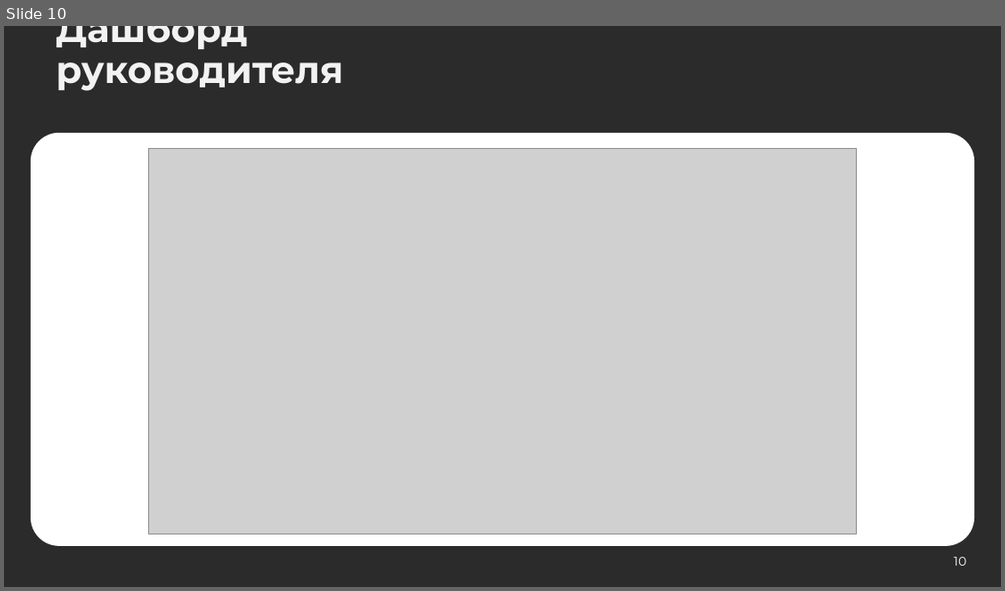
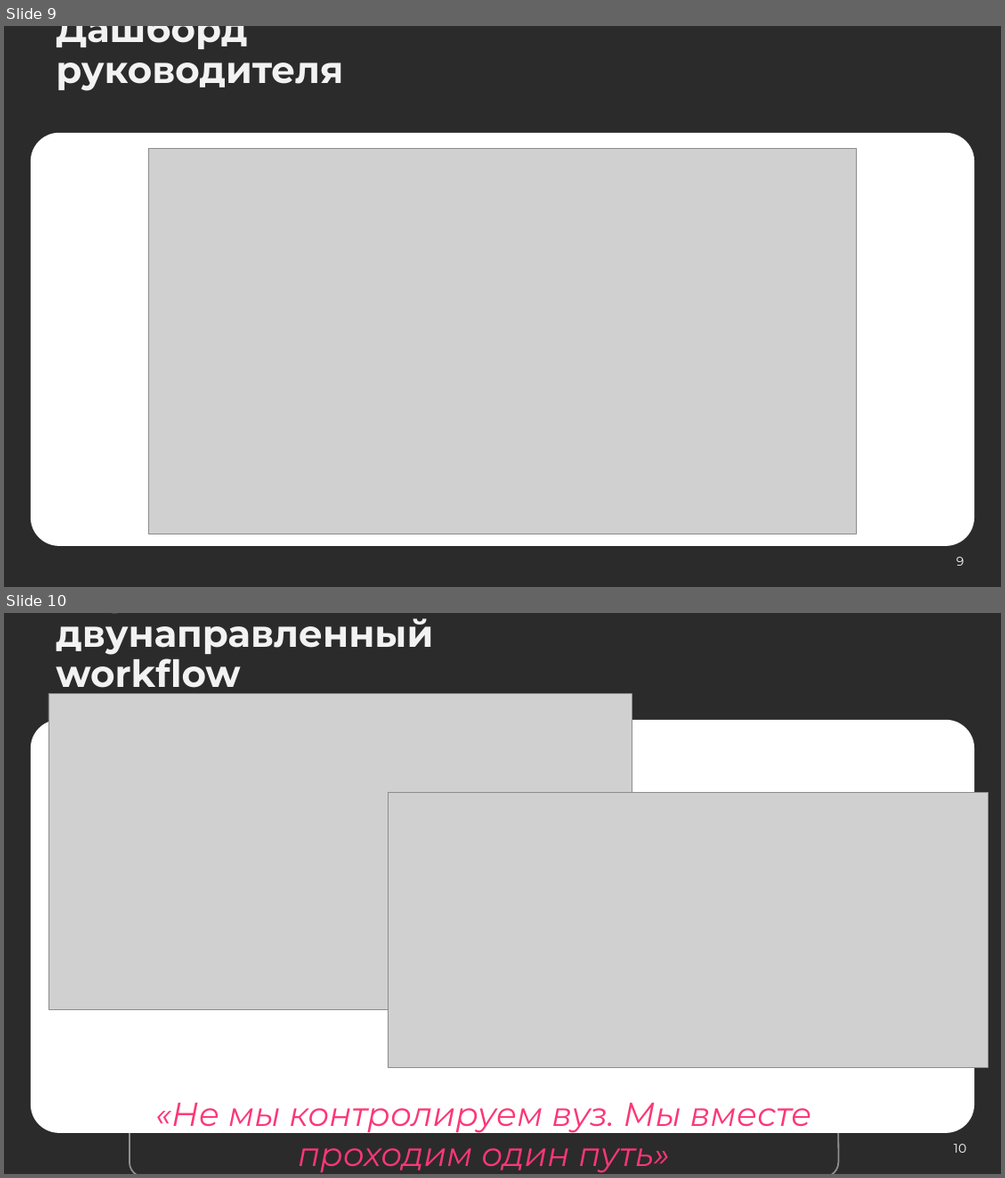
Before and after one commit to steelfeet/905-lct2026, a slide deck: docs/ЛЦТ2026 Мишки Гамми.pptx. Shown one above the other, each under a label of ours: slide 10 before the commit, slides 9 and 10 after it. The pictures are 1005x591 and 1005x1178 pixels, drawn with LibreOffice and Linux fonts; fonts in the diff are those of the drawing; grey boxes stand for pictures; background and template pictures are left out; a plain dark background stands for a picture behind light text. Boxes give left, top, right and bottom in pixels: in the first picture for what was removed or moved away, otherwise in the second. Text is boxed around its words. In the diff, an @@ line names an element or a change of style, - is before the commit and + after.

```diff
--- a/docs/ЛЦТ2026 Мишки Гамми.pptx
+++ b/docs/ЛЦТ2026 Мишки Гамми.pptx
@@ slide 10 added at bbox=[4, 613, 1001, 1174], background picture (left out) @@
@@ title added at bbox=[56, 618, 433, 697], 36 pt, text #F2F2F2, bold @@
+Парадигма: двунаправленный workflow
@@ picture added at bbox=[48, 694, 632, 1010] @@
@@ rounded rectangle added at bbox=[31, 720, 975, 1134], fill #FFFFFF @@
@@ picture added at bbox=[388, 793, 988, 1068] @@
@@ rounded rectangle added at bbox=[129, 1088, 839, 1174], outline #FFFFFF 1.5 pt, 32 pt, text #FC3777, italic @@
+«Не мы контролируем вуз. Мы вместе проходим один путь»
@@ page number added at bbox=[954, 1143, 966, 1152], 12 pt, text #FFFFFF @@
+10
@@ what was slide 10 is now slide 9 @@
@@ page number at bbox=[956, 556, 964, 565]: text changed @@
-10
+9
```
Also in this commit, not shown: 2 slides changed, 3 other slides added, 1 slide removed, 1 other file.
